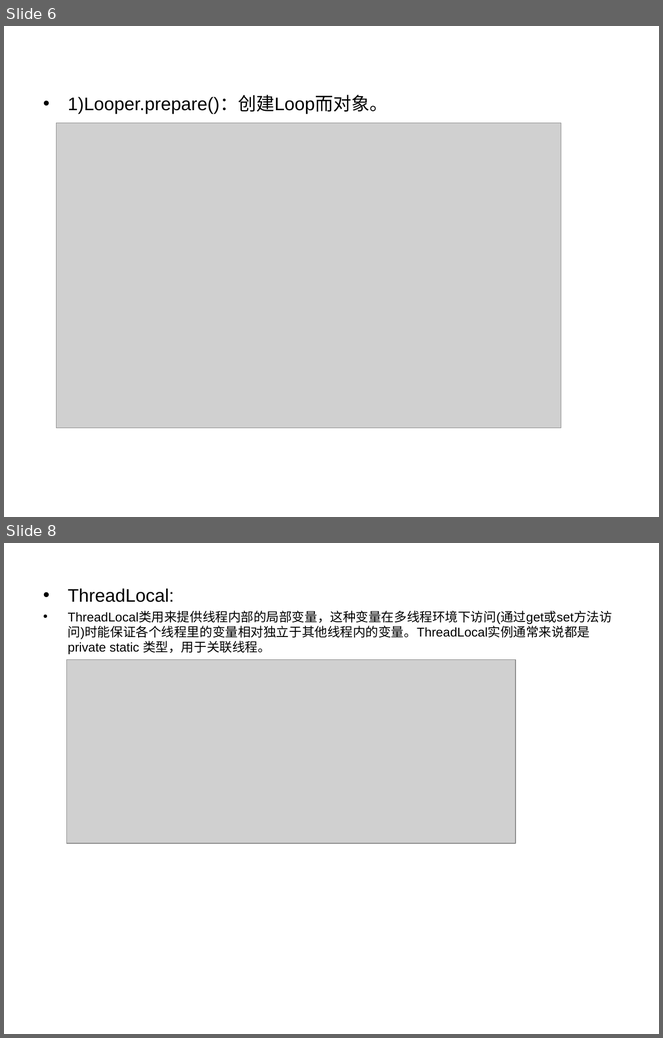
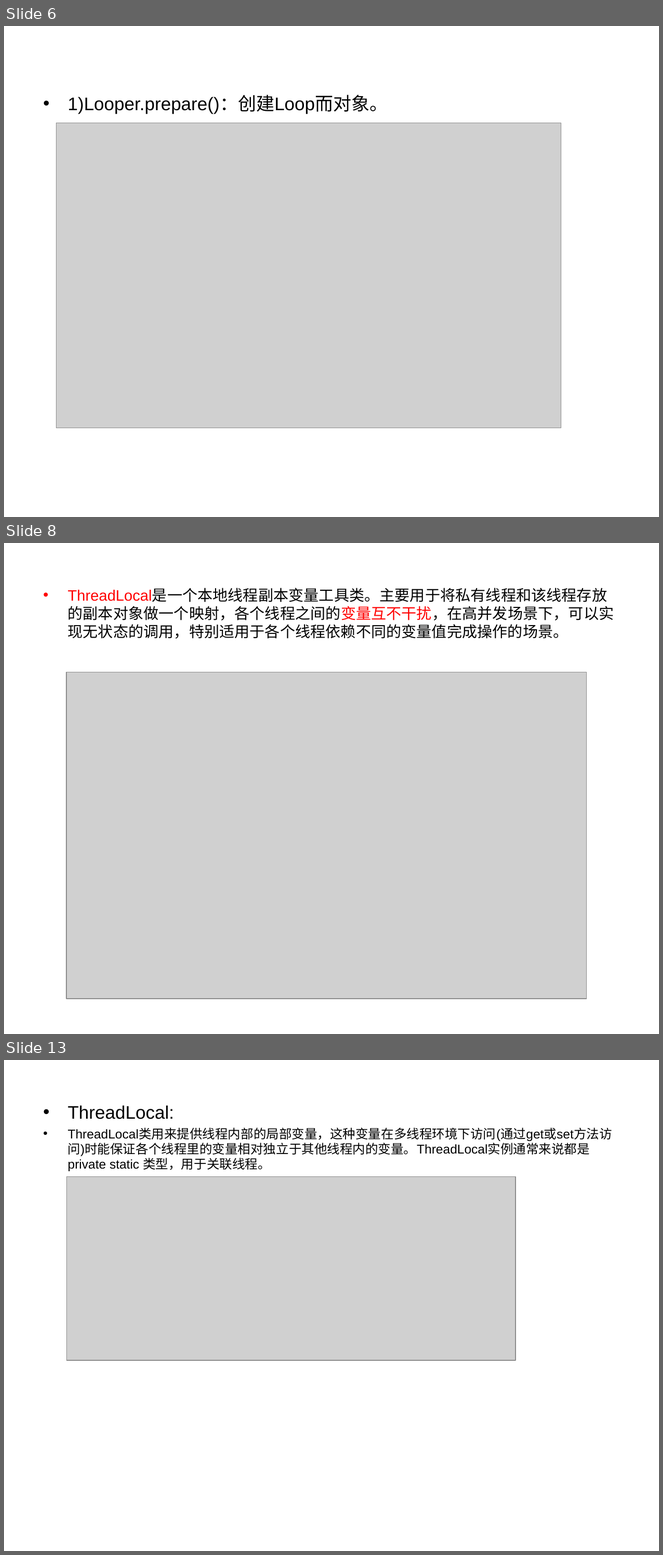
Before and after one commit to PeakLi/Android-Handler, a slide deck: Android Handler.ppt. Shown one above the other, each under a label of ours: slides 6 and 8 before the commit, slides 6, 8 and 13 after it; the slides between them are not shown. The pictures are 663x1038 and 663x1555 pixels, drawn with LibreOffice and Linux fonts; fonts in the diff are those of the drawing; grey boxes stand for pictures. Boxes give left, top, right and bottom in pixels: in the first picture for what was removed or moved away, otherwise in the second. Text is boxed around its words. In the diff, an @@ line names an element or a change of style, - is before the commit and + after.

```diff
--- a/Android Handler.ppt
+++ b/Android Handler.ppt
@@ slide 8 added at (4, 543, 659, 1034), background #FFFFFF @@
@@ text added at (68, 589, 614, 639), 16.6 pt, text #000000 @@
+• ThreadLocal是一个本地线程副本变量工具类。主要用于将私有线程和该线程存放的副本对象做一个映射，各个线程之间的变量互不干扰，在高并发场景下，可以实现无状态的调用，特别适用于各个线程依赖不同的变量值完成操作的场景。
@@ picture added at (66, 672, 586, 999) @@
@@ what was slide 8 is now slide 13 @@
```
Also in this commit, not shown: 1 slide changed, 4 other slides added.
